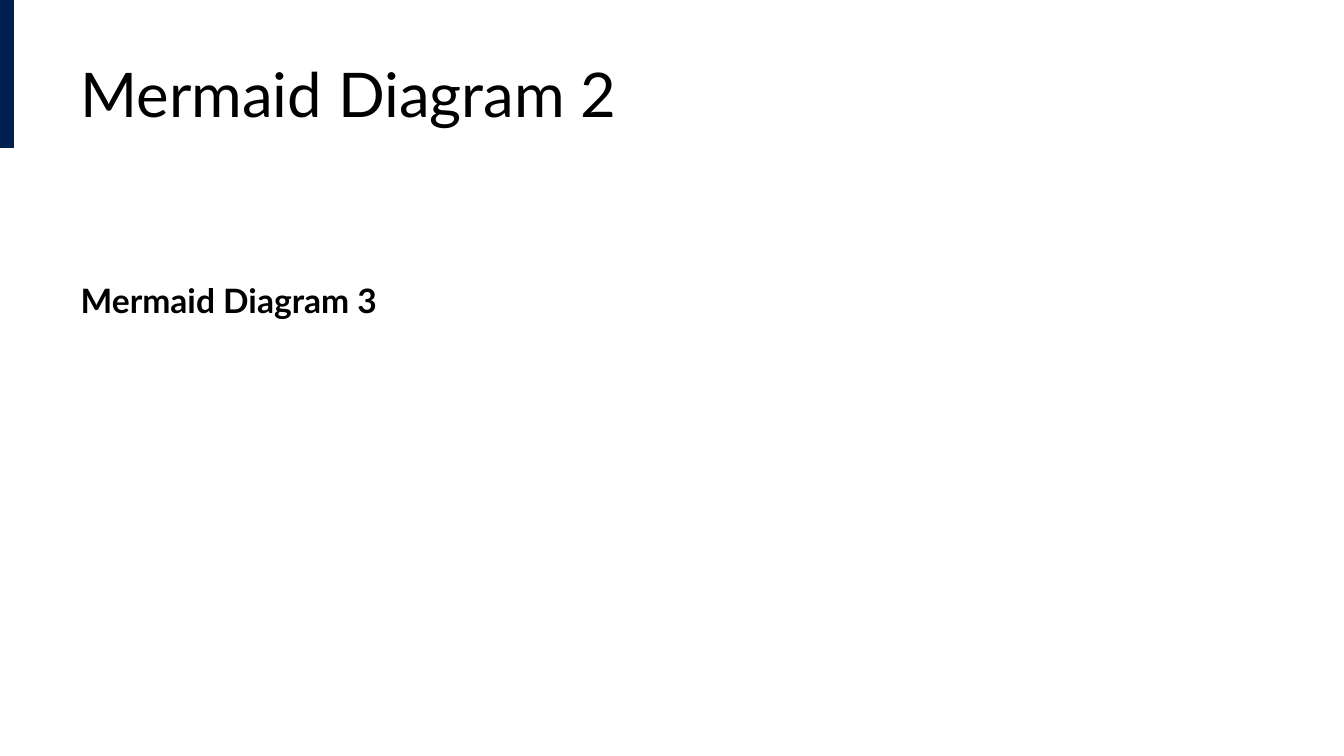
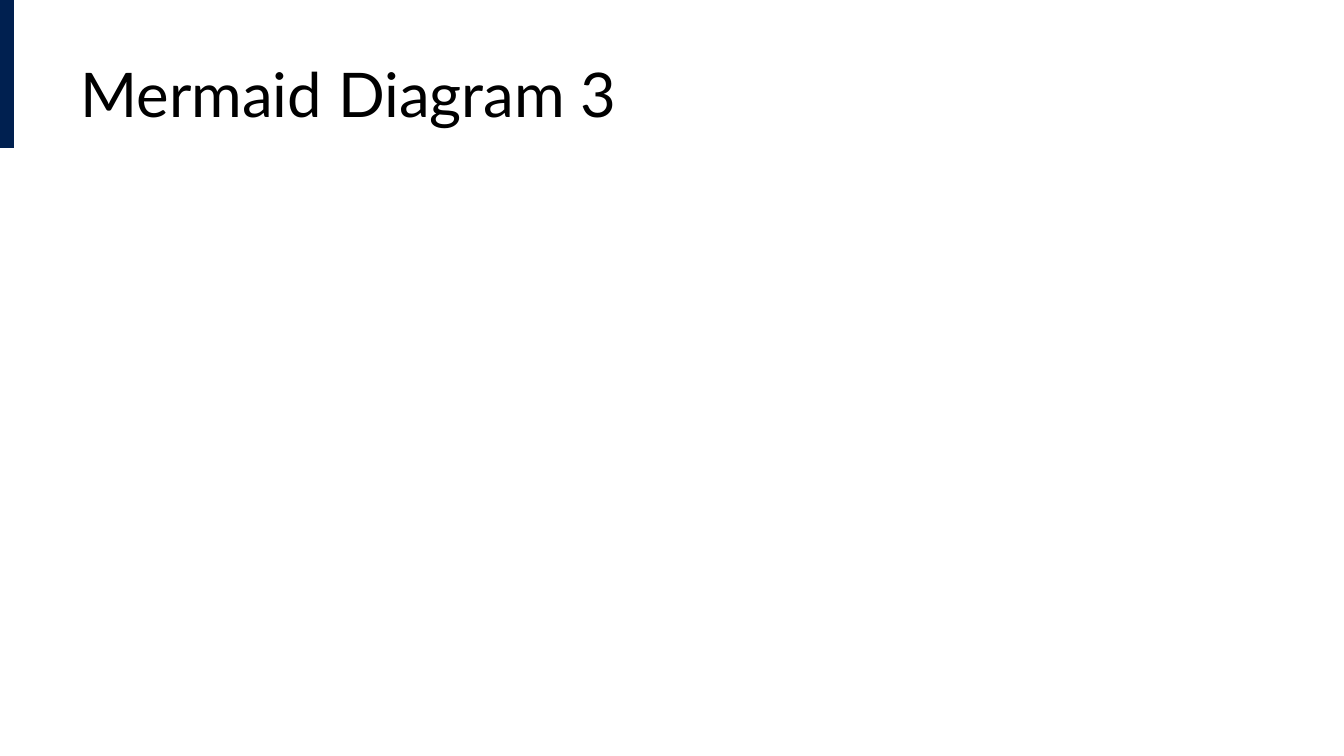
Before and after one commit to lucas-a-meyer/using-quarto, a slide deck: slide 21 of docs/presentation.pptx. Drawn at 1344x756 pixels with LibreOffice and Linux fonts; fonts in the diff are those of the drawing. Boxes give left, top, right and bottom in pixels: in the first picture for what was removed or moved away, otherwise in the second. Text is boxed around its words. In the diff, an @@ line names an element or a change of style, - is before the commit and + after.

```diff
--- a/docs/presentation.pptx
+++ b/docs/presentation.pptx
@@ title at (81, 71, 617, 129): text changed @@
-Mermaid Diagram 2
+Mermaid Diagram 3
@@ text removed at (81, 288, 376, 319) @@
-Mermaid Diagram 3
```
Also in this commit, not shown: 2 other slides changed, 1 slide added, 1 slide removed, 12 other files.
